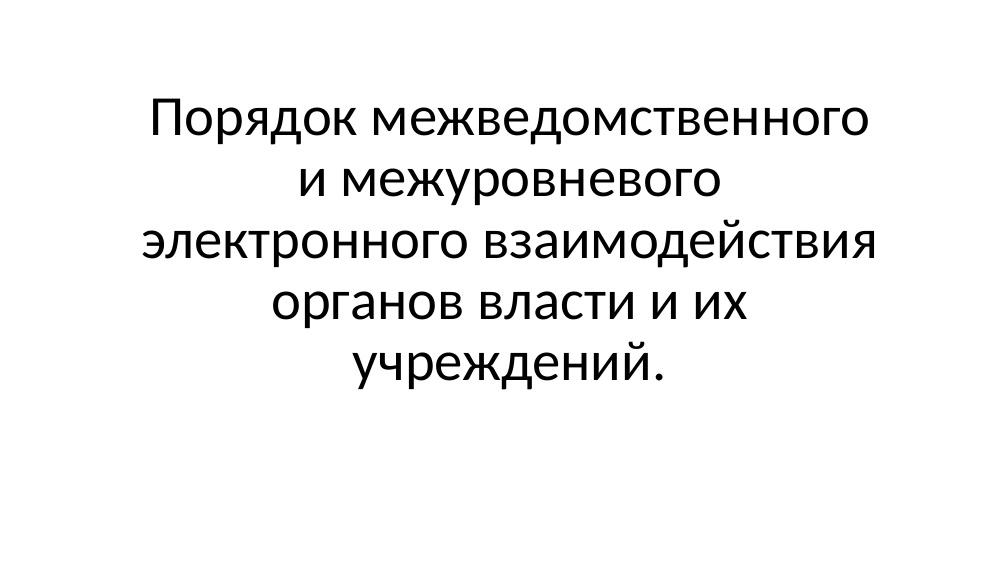
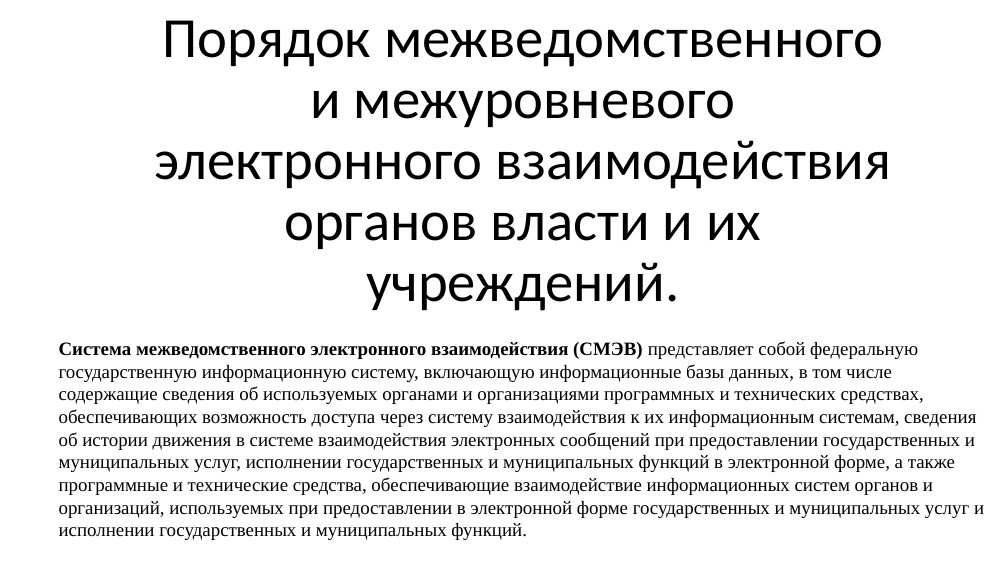
Before and after one commit to MrMorello/My_python_repo, a slide deck: slide 1 of Порядок МЭВ и.pptx. Drawn at 1008x567 pixels with LibreOffice and Linux fonts; fonts in the diff are those of the drawing. Boxes give left, top, right and bottom in pixels: in the first picture for what was removed or moved away, otherwise in the second. Text is boxed around its words. In the diff, an @@ line names an element or a change of style, - is before the commit and + after.

```diff
--- a/Порядок МЭВ и.pptx
+++ b/Порядок МЭВ и.pptx
@@ title "Порядок межведомственного и межуровневого электронного ...": place and size @@
-title "Порядок межведомственного и межуровневого электронного ..." at [141,98,878,390]
+title "Порядок межведомственного и межуровневого электронного ..." at [154,20,891,311]
@@ text added at [59,341,984,540], 18 pt, text #000000 @@
+Система межведомственного электронного взаимодействия (СМЭВ) представляет собой федеральную государственную информационную систему, включающую информационные базы данных, в том числе содержащие сведения об используемых органами и организациями программных и технических средствах, обеспечивающих возможность доступа через систему взаимодействия к их информационным системам, сведения об истории движения в системе взаимодействия электронных сообщений при предоставлении государственных и муниципальных услуг, исполнении государственных и муниципальных функций в электронной форме, а также программные и технические средства, обеспечивающие взаимодействие информационных систем органов и организаций, используемых при предоставлении в электронной форме государственных и муниципальных услуг и исполнении государственных и муниципальных функций.
```
Also in this commit, not shown: 1 other slide changed.
